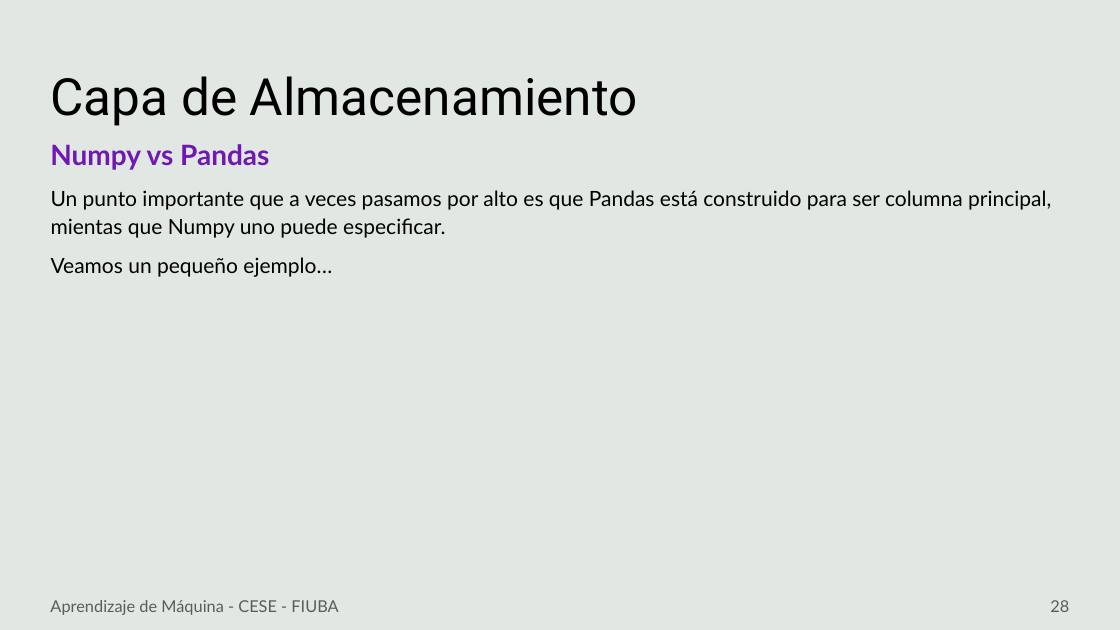
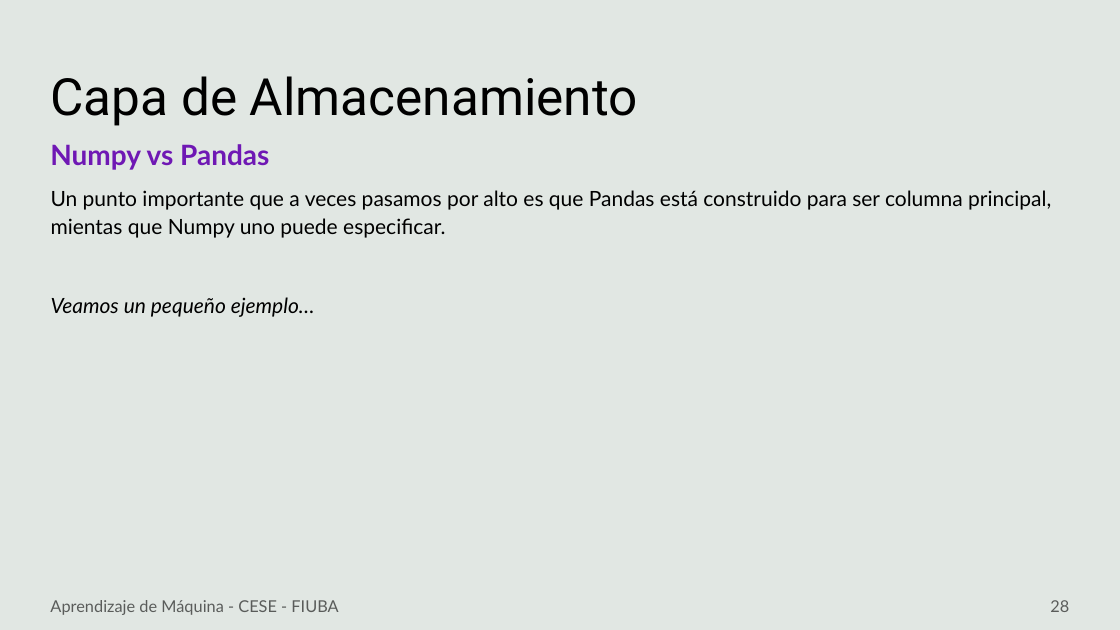
Before and after one commit to FIUBA-Posgrado-Inteligencia-Artificial/aprendizaje_maquina_II, a slide deck: slide 28 of clase3/teoria/clase3.pptx. Drawn at 1120x630 pixels with LibreOffice and Linux fonts; fonts in the diff are those of the drawing; background and template pictures are left out. Boxes give left, top, right and bottom in pixels: in the first picture for what was removed or moved away, otherwise in the second. Text is boxed around its words. In the diff, an @@ line names an element or a change of style, - is before the commit and + after.

```diff
--- a/clase3/teoria/clase3.pptx
+++ b/clase3/teoria/clase3.pptx
@@ text at <box>51,297,315,317</box>: italic on in "Veamos un pequeño ejemplo…" @@
```
Also in this commit, not shown: 1 other slide changed, 6 other files.
